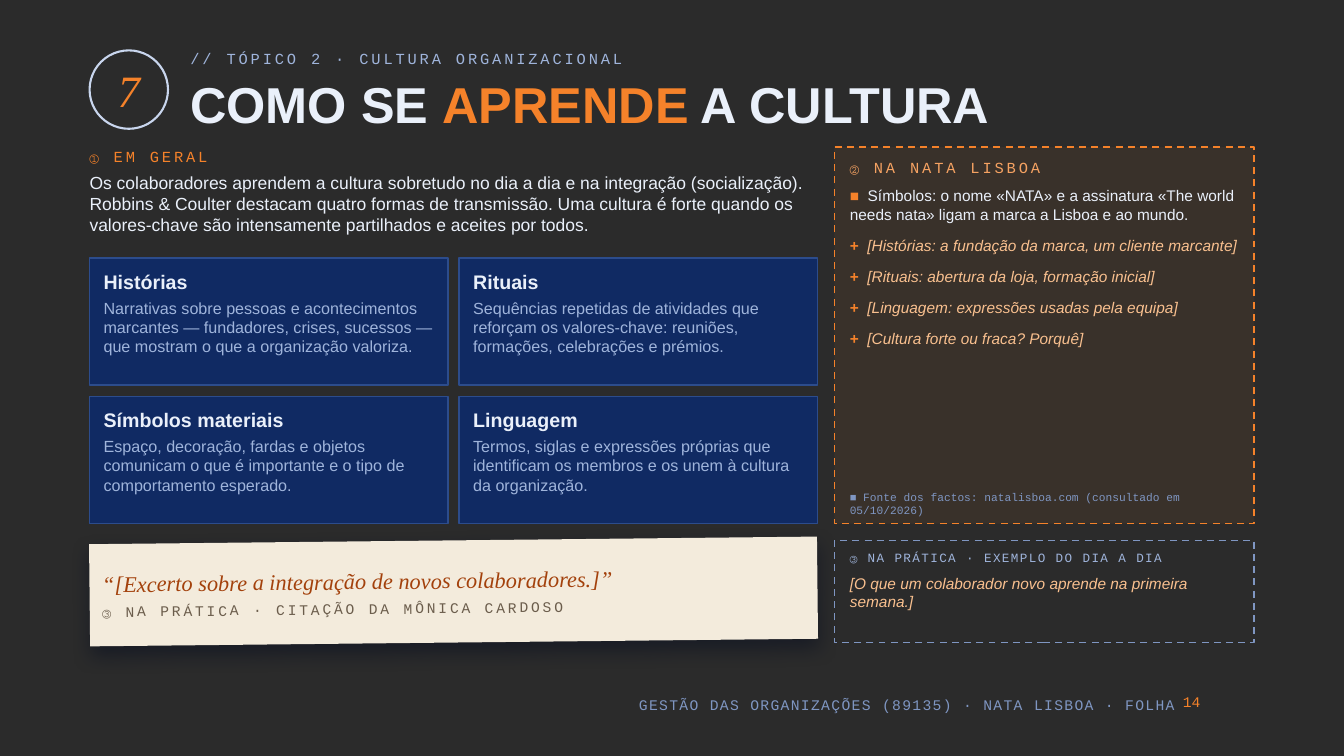
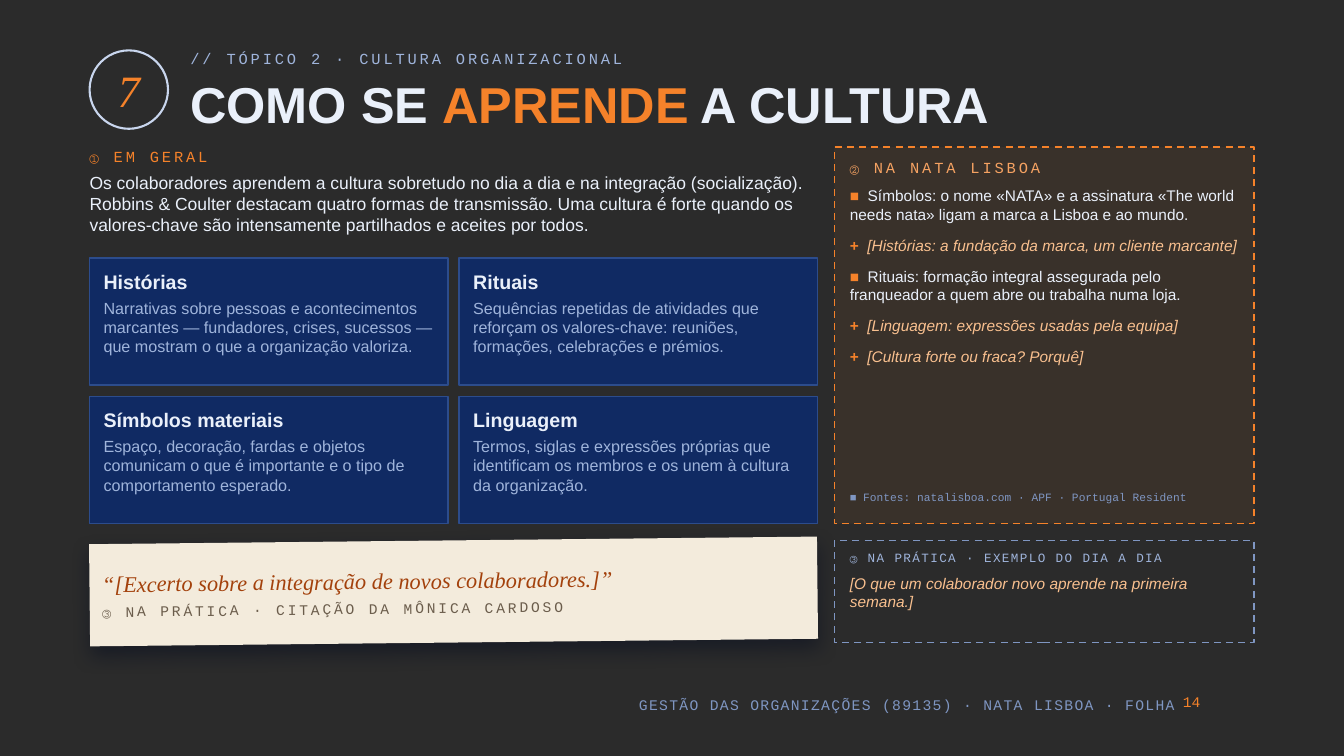
Before and after one commit to kd25gpgdw9-lang/Oceanum, a slide deck: slide 14 of apresentacao-go-89135/Nata_Lisboa_GO_89135.pptx. Drawn at 1344x756 pixels with LibreOffice and Linux fonts; fonts in the diff are those of the drawing; background and template pictures are left out; a plain dark background stands for a picture behind light text. Boxes give left, top, right and bottom in pixels: in the first picture for what was removed or moved away, otherwise in the second. Text is boxed around its words. In the diff, an @@ line names an element or a change of style, - is before the commit and + after.

```diff
--- a/apresentacao-go-89135/Nata_Lisboa_GO_89135.pptx
+++ b/apresentacao-go-89135/Nata_Lisboa_GO_89135.pptx
@@ text at (850, 271, 1180, 303): text changed; text colour #F9C08F to #EAF0FA; italic off @@
-+ [Rituais: abertura da loja, formação inicial]
+■ Rituais: formação integral assegurada pelo franqueador a quem abre ou trabalha numa loja.
@@ text at (863, 493, 1187, 504): text changed @@
-■ Fonte dos factos: natalisboa.com (consultado em 05/10/2026)
+■ Fontes: natalisboa.com · APF · Portugal Resident
```
Also in this commit, not shown: 9 other slides changed, 5 other files.
